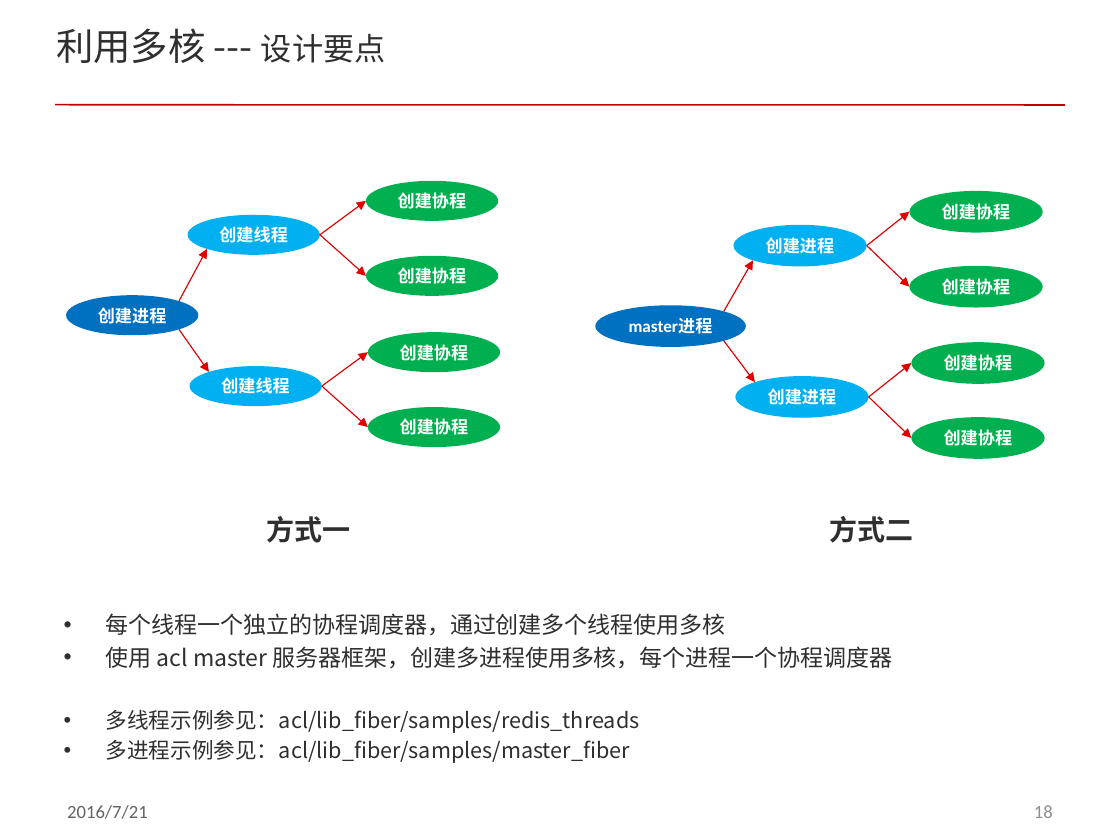
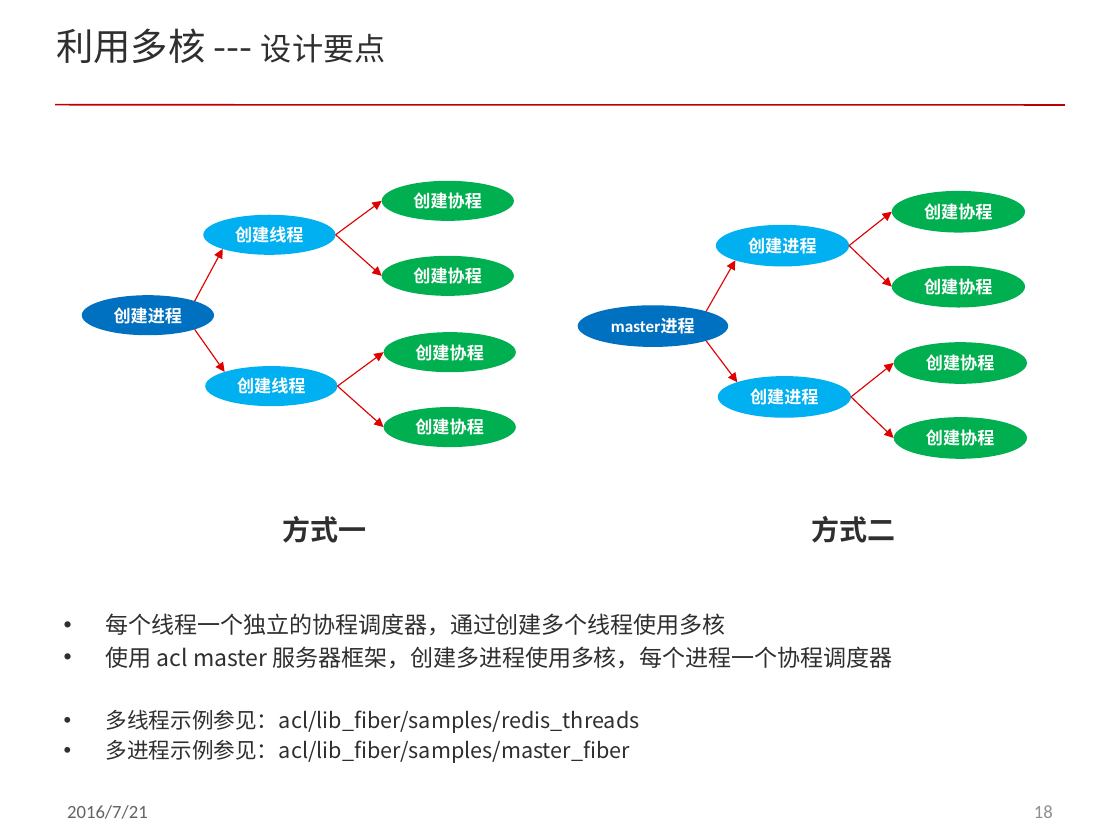
Before and after one commit to ddxflqm/acl, a slide deck: slide 18 of doc/acl_fiber.pptx. Drawn at 1120x840 pixels with LibreOffice and Linux fonts; fonts in the diff are those of the drawing; background and template pictures are left out. Boxes give left, top, right and bottom in pixels: in the first picture for what was removed or moved away, otherwise in the second. Text is boxed around its words. In the diff, an @@ line names an element or a change of style, - is before the commit and + after.

```diff
--- a/doc/acl_fiber.pptx
+++ b/doc/acl_fiber.pptx
@@ 4 ellipses, 4 arrows, 1 text: place and size @@
-4 ellipses, 4 arrows, 1 text at [734, 212, 1045, 543]
+4 ellipses, 4 arrows, 1 text at [716, 212, 1027, 543]
@@ 7 ellipses, 6 arrows, 1 text: place and size @@
-7 ellipses, 6 arrows, 1 text at [66, 180, 500, 543]
+7 ellipses, 6 arrows, 1 text at [82, 180, 516, 543]
@@ 3 ellipses, 2 arrows: place and size @@
-3 ellipses, 2 arrows at [595, 190, 1043, 382]
+3 ellipses, 2 arrows at [578, 190, 1025, 382]
```
Also in this commit, not shown: 3 other slides changed, 1 slide added.
